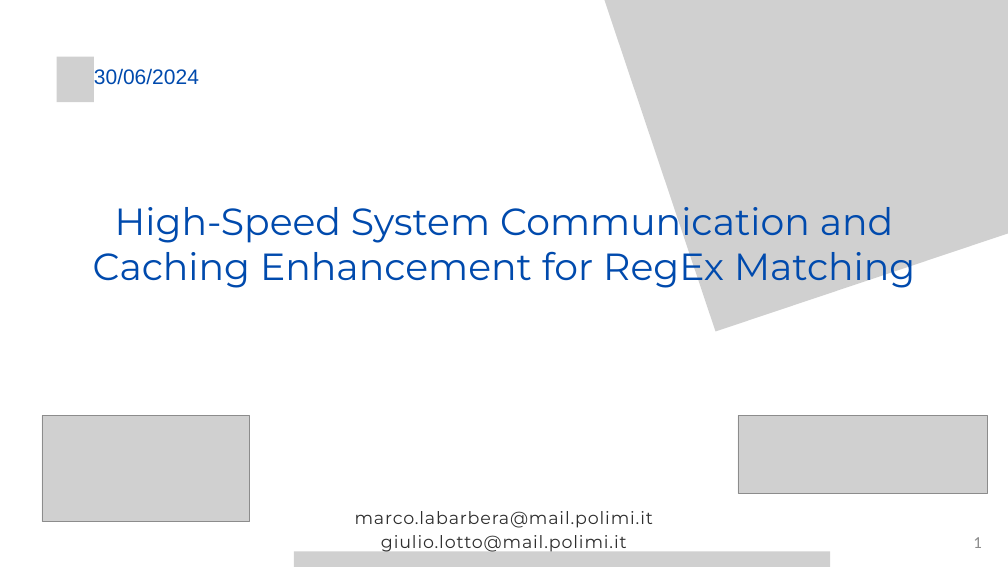
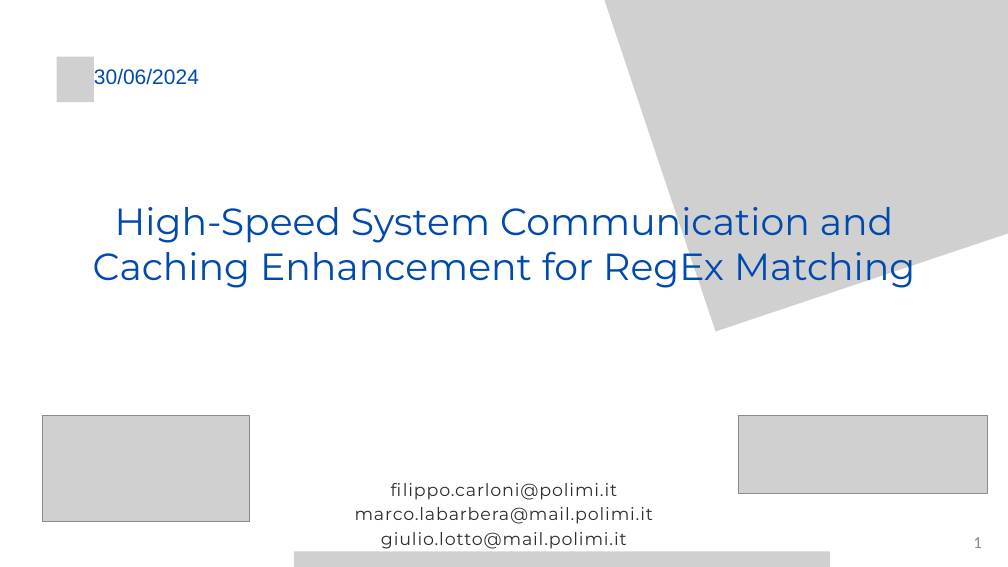
Before and after one commit to Marcolbr2001/AOHW-329, a slide deck: slide 1 of ASH_OHW_PWP.pptx. Drawn at 1008x567 pixels with LibreOffice and Linux fonts; fonts in the diff are those of the drawing; grey boxes stand for pictures. Boxes give left, top, right and bottom in pixels: in the first picture for what was removed or moved away, otherwise in the second. Text is boxed around its words. In the diff, an @@ line names an element or a change of style, - is before the commit and + after.

```diff
--- a/ASH_OHW_PWP.pptx
+++ b/ASH_OHW_PWP.pptx
@@ text "filippo.carloni@polimi.it": place and size @@
-text "filippo.carloni@polimi.it" at box(355, 511, 653, 554)
+text "filippo.carloni@polimi.it" at box(355, 483, 653, 549)
@@ text at box(391, 483, 618, 500): paragraph added @@
+filippo.carloni@polimi.it
```
Also in this commit, not shown: 3 other slides changed, 2 other files.
